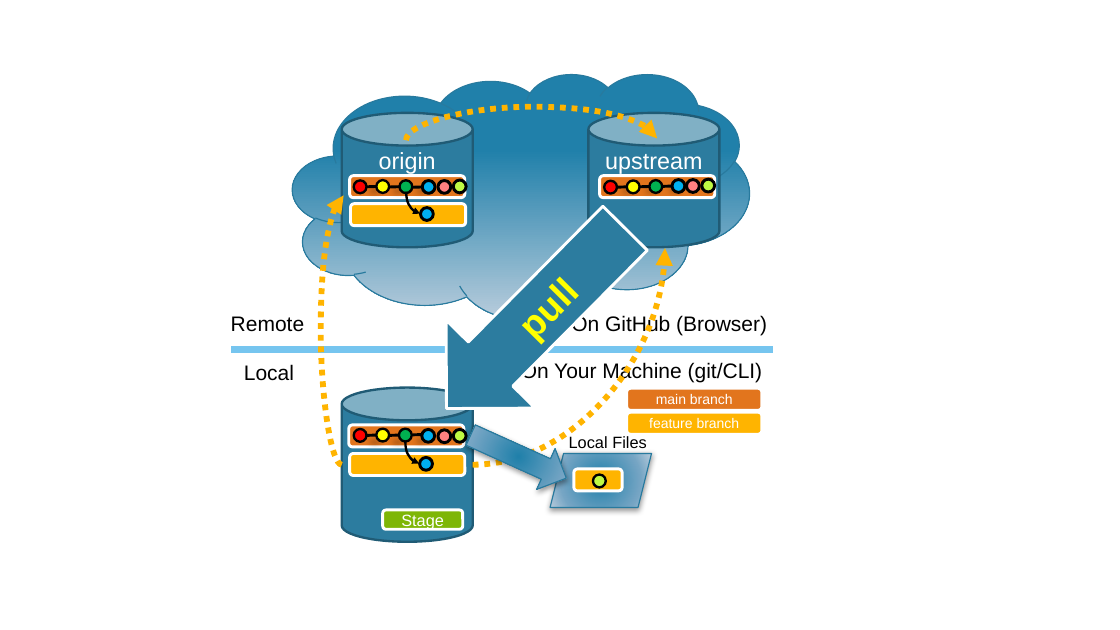
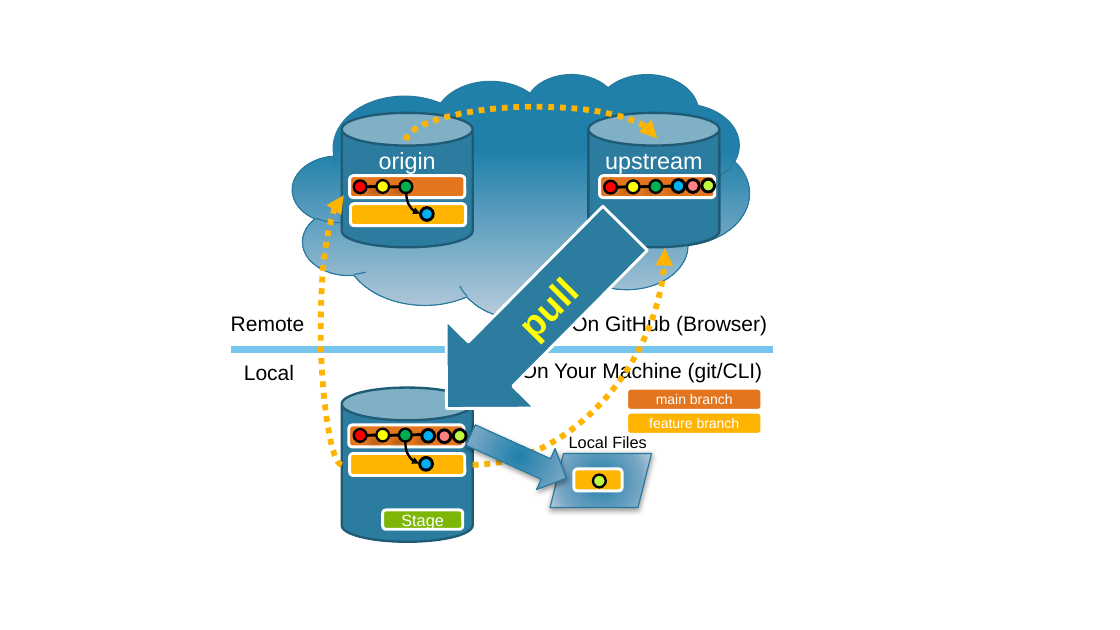
Before and after one commit to HFOSSedu/GitKit-Text, a slide deck: slide 17 of materials/images/GitKit-Text-Soure-Images.pptx. Drawn at 1120x630 pixels with LibreOffice and Linux fonts; fonts in the diff are those of the drawing; background and template pictures are left out. Boxes give left, top, right and bottom in pixels: in the first picture for what was removed or moved away, otherwise in the second. Text is boxed around its words. In the diff, an @@ line names an element or a change of style, - is before the commit and + after.

```diff
--- a/materials/images/GitKit-Text-Soure-Images.pptx
+++ b/materials/images/GitKit-Text-Soure-Images.pptx
@@ line removed from (413, 187) to (423, 187) @@
@@ ellipse removed at (423,181,435,193) @@
@@ ellipse removed at (438,181,450,193) @@
@@ ellipse removed at (454,180,466,192) @@
```
Also in this commit, not shown: 1 other file.
